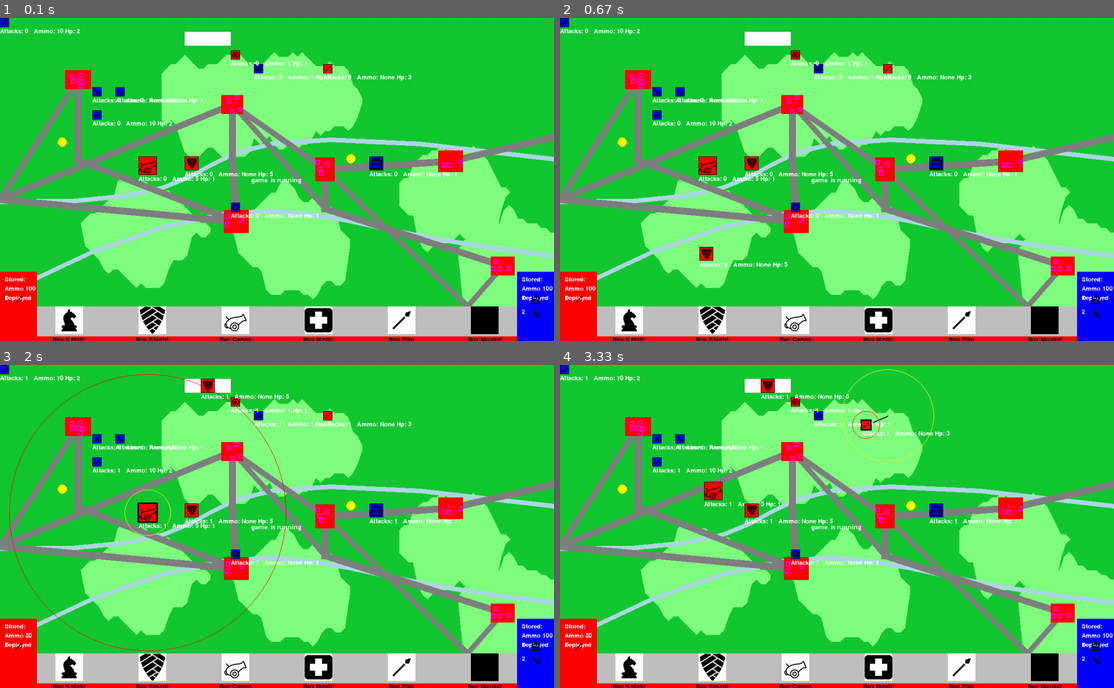
Above: before the commit, frames 1-4 (two rows, left to right).
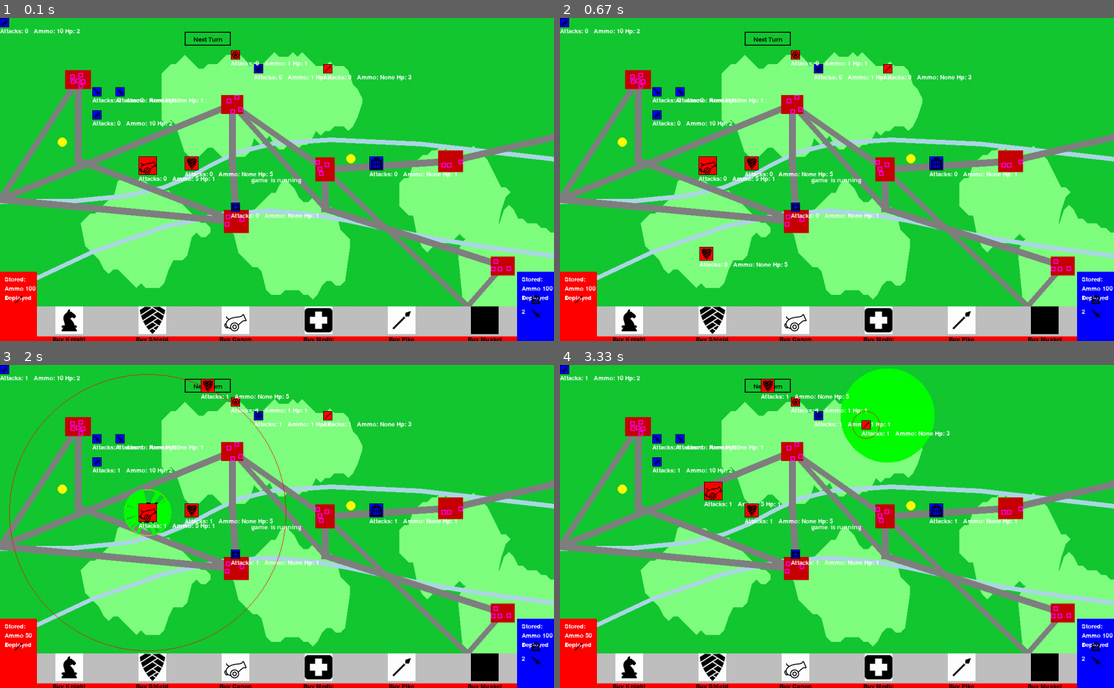
Above: after the commit, the same moments.

Repository: Nockiest/pygame-battleforge.
Game: pygame game, started from app.py
Same seed, same stepped clock (60 frames per second), same inputs: the game is played once before the commit and once after it.
Inputs (mouse positions are in pixels of both pictures, inside the frame that each line leads up to):
- Up to frame 1 (0.1 s): no input
- Up to frame 2 (0.67 s): press the mouse at (709, 321) at 0.37 s; move the mouse to (709, 286) at 0.47 s; release the mouse at (704, 253) at 0.6 s
- Up to frame 3 (2 s): press the mouse at (204, 384) at 0.7 s; move the mouse to (265, 413) at 0.8 s; release the mouse at (326, 442) at 0.93 s; press the mouse at (204, 384) at 1.03 s; move the mouse to (149, 416) at 1.13 s; release the mouse at (88, 448) at 1.27 s; press the mouse at (204, 384) at 1.37 s; move the mouse to (243, 474) at 1.47 s; release the mouse at (277, 565) at 1.6 s; click (149, 513) at 1.72 s
- Up to frame 4 (3.33 s): press the mouse at (1041, 668) at 2.03 s; move the mouse to (875, 616) at 2.13 s; release the mouse at (709, 568) at 2.27 s; press the mouse at (709, 655) at 2.37 s; move the mouse to (720, 542) at 2.47 s; release the mouse at (731, 426) at 2.6 s; press the mouse at (886, 416) at 2.7 s; move the mouse to (781, 461) at 2.8 s; release the mouse at (676, 507) at 2.93 s

The runs differ from the first frame. In frame 1, 1.8% of the frame differs, in the area x 11-93%, y 4-80%; in frame 2, 1.8%; in frame 3, 2.3%; in frame 4, 5.5%, in the area x 11-93%, y 1-80%.

Commit message:
basic area calculation circle

Diff:
--- a/app.py
+++ b/app.py
@@ -15,7 +15,7 @@
 battle_ground.place_rivers()
 battle_ground.place_towns(screen)
 battle_ground.place_roads( )
-battle_ground.place_bridges()
+# battle_ground.place_bridges()
 battle_ground.place_supply_depots()
 intersections =  find_river_segments_for_crossing(battle_ground.rivers)
 print(intersections)
@@ -98,6 +98,7 @@
 
             selected_unit = unit
             render_units_attack_screen = True
+            unit.get_units_movement_area(screen)
 
             break
 
@@ -214,6 +215,10 @@
     blue_player.render_tender(screen)
     next_turn_button.draw(screen)
 
+def check_button_hover(buttons, mouse_pos):
+    for button in buttons:
+        button.hovered = button.is_hovered(mouse_pos)
+
 button_instances = [
     BuyButton(knight_buy_img, Knight, "Buy Knight", 100, enter_buy_mode ),
     BuyButton(shield_buy_img, Shield, "Buy Shield", 600, enter_buy_mode ),
@@ -248,8 +253,6 @@
 
             elif unit_placement_mode:
                 buy_unit(event.pos)
-
-
             else:
                 if next_turn_button.is_clicked(event.pos):
                     next_turn_button.callback()  # Call the callback function when the button is clicked
@@ -258,7 +261,9 @@
                     can_select = try_select_unit(event.pos, unit)
                     # print(can_select)
                     if can_select:
+
                         select_unit()
+
                     break
         if event.type == pygame.MOUSEBUTTONUP and event.button == 3:
             if render_units_attack_screen:
@@ -270,6 +275,7 @@
                     # print(can_select)
                     if can_select:
                         select_unit()
+
                     break
 
         if event.type == pygame.MOUSEMOTION and event.buttons[0] == 1:
@@ -278,6 +284,7 @@
 
     for player in players:
         player.handle_input()
+    check_button_hover(all_buttons, pygame.mouse.get_pos())
     screen.fill(GREEN)
 
     # RENDER ELEMENTS ON THE MAIN SCREEN
@@ -287,6 +294,7 @@
     if selected_unit:
             selected_unit.draw_as_active(screen)
             selected_unit.attack_range_modifiers = 1
+            selected_unit.draw_possible_movement_area(screen)
     for unit in living_units:
         unit.render_on_screen(screen)
     if hasattr(selected_unit, 'attack_cross_position'):
--- a/button.py
+++ b/button.py
@@ -9,31 +9,27 @@
         self.width = width
         self.height = height
         self.button_surface = pygame.Surface((width, height))  # Create a button surface
-        self.default_color = (255, 255, 255)
-        self.hover_color = (200, 200, 200)  # Darker color for hover effect
-        self.button_surface.fill(self.default_color)  # Fill with default color
+        self.button_surface.fill((255, 255, 255))  # Fill with white color
         self.callback = callback
         self.hovered = False  # Track whether the button is currently being hovered over
+        all_buttons.append(self)
 
     def draw(self, screen):
-        # Update button color based on hover state
-        if self.hovered:
-            color = self.hover_color
-        else:
-            color = self.default_color
-
-        pygame.draw.rect(self.button_surface, color, self.rect)
+        # Draw the outline of the button
         pygame.draw.rect(screen, BLACK, self.rect, 2)
 
+        # Draw the text inside the button
         my_font = pygame.font.Font(MAIN_FONT_URL, 15)
         text_surface = my_font.render(self.description, True, BLACK)
         text_rect = text_surface.get_rect(center=self.rect.center)
-        self.button_surface.blit(text_surface, text_rect)
+        screen.blit(text_surface, text_rect)
 
-        screen.blit(self.button_surface, self.rect.topleft)
+        # Change the outline color when hovered
+        if self.hovered:
+            pygame.draw.rect(screen, RED, self.rect, 2)  # Change RED to your desired hover color
 
     def is_clicked(self, pos):
         return self.rect.collidepoint(pos)
 
-    def set_hovered(self, hovered):
-        self.hovered = hovered
+    def is_hovered(self, pos):
+        return self.rect.collidepoint(pos)
--- a/buy_bar.py
+++ b/buy_bar.py
@@ -21,8 +21,8 @@
     def draw(self, screen, x, y ):
         if self.hovered:
             # Darken the button when hovered
-            dark_surface = pygame.Surface((self.button_width, self.button_height))
-            dark_surface.fill(0,0,50)  # Dark gray color
+            dark_surface = pygame.Surface((60, 60))
+            dark_surface.fill( 50)  # Dark gray color
             dark_surface.set_alpha(100)  # Set transparency to achieve the hover effect
             screen.blit(dark_surface, (x, y))
         screen.blit(self.button_surface, (x, y))
--- a/config.py
+++ b/config.py
@@ -20,14 +20,19 @@
 WHITE = (255, 255, 255)
 BLACK = (0, 0, 0)
 RED = (255, 0, 0)
+RED_OUTLINE_COLOR = (1,1,1)
 BLUE = (0, 0, 255)
+BLUE_OUTLINE_COLOR = (2,2,2)
 YELLOW = (255, 255, 0)
 FORREST_GREEN =  (128, 255, 128)
 RIVER_BLUE = (173, 216, 230)
 ROAD_GRAY = (128, 128, 128)
-TOWN_RED = (255, 0, 0, 100)
+TOWN_RED = (200, 0, 0, 100)
 HOUSE_PURPLE = (255, 0, 255)
 BRIDGE_COLOR = (139, 69, 19)  # Saddle Brown
+TERMINATE_COLOR = (3,3,3)
+
+
 
 knight_buy_img = pygame.image.load("img/knight.png")
 shield_buy_img = pygame.image.load("img/shield.png")
@@ -35,3 +40,5 @@
 medic_buy_img = pygame.image.load("img/medic.png")
 pike_buy_img = pygame.image.load("img/pikeman.png")
 musket_buy_img = pygame.image.load("img/musketeer.png")
+
+all_buttons = []
--- a/unit.py
+++ b/unit.py
@@ -30,7 +30,7 @@
             total_cost += 1
         elif color == TOWN_RED or color == HOUSE_PURPLE:
             total_cost += 1
-        elif color == (1,1,1 ):
+        elif color == TERMINATE_COLOR:
             total_cost += 10000000000
             movement_costs.append((total_cost, i, color))
             return movement_costs
@@ -54,7 +54,7 @@
         self.y = y
         self.size = size
         self.start_turn_position = (
-            self.x + self.size//2, self.y + self.size//2)
+            self.x + self.size // 2, self.y + self.size // 2)
 
         self.ammo = ammo
         self.cost = cost
@@ -64,26 +64,37 @@
         self.able_to_move = self.remain_actions > 0
         self.color = color
 
+        # Assign outline color based on unit's team color
+        if self.color == BLUE:
+            self.outline_color = BLUE_OUTLINE_COLOR
+        else:
+            self.outline_color = RED_OUTLINE_COLOR
+
+        self.valid_movement_positions = None
+
     def move_in_game_field(self, click_pos, living_units):
-        # Calculate the endpoint of the Bresenham line
+    # Calculate the endpoint of the Bresenham line
         movement_line = bresenham_line(self.start_turn_position[0], self.start_turn_position[1],  click_pos[0],  click_pos[1])
         line_point_colors = get_pixel_colors(movement_line, background_screen)
         # count the movement cost of every pixel based on its color
         movement_costs = calculate_movement_cost(line_point_colors)
 
-       # find the pixel that doesnt overshoot the movement cost
-        print( movement_costs[-1][0]  )
+        new_center_x, new_center_y = self.start_turn_position  # Initialize new_center_x and new_center_y
+
+        # find the pixel that doesn't overshoot the movement cost
+        print(movement_costs[-1][0])
         for cost, index, color in reversed(movement_costs):
             if cost < self.base_movement:
+                # Update the new_center_x and new_center_y
+                new_center_x, new_center_y = movement_line[index - 1]
                 # Set the unit's position to the last point before the condition was applied
-                new_center_x, new_center_y = movement_line[index - 1]
                 self.x = new_center_x - self.size // 2
                 self.y = new_center_y - self.size // 2
                 self.rect = pygame.Rect(self.x, self.y, self.size, self.size)
                 break
 
         new_rect = pygame.Rect(self.x, self.y, self.size, self.size)
-        # check wheter the unit interferes with another of enemy units
+        # check whether the unit interferes with another of enemy units
 
         # if yes set the position to be just before the enemy unit
         res = self.control_interference(living_units, new_center_x, new_center_y, new_rect)
@@ -125,6 +136,46 @@
                     line_points, (point_x, point_y), self, screen)
                 return "corrected"
         return None
+
+    def get_units_movement_area(self, screen  ):
+        max_distance = self.base_movement  # Maximum distance to check from the unit's center
+        num_samples = 360  # Number of samples (angles) around the unit's center
+
+        center_x, center_y = self.start_turn_position[0], self.start_turn_position[1]
+        valid_movement_positions = []
+        angles_with_obstacle = []
+
+        # Determine enemy color based on unit's color
+        if self.color == BLUE:
+            enemy_color = RED
+        else:
+            enemy_color = BLUE
+
+        for angle in range(0, 360, 360 // num_samples):
+            # Convert angle to radians
+            radians = math.radians(angle)
+
+            for distance in range(1, max_distance + 1):
+                new_x = center_x + distance * math.cos(radians)
+                new_y = center_y + distance * math.sin(radians)
+
+                # Check if the new position is within the screen boundaries
+                if 0 <= new_x < WIDTH and 0 <= new_y < HEIGHT - BUTTON_BAR_HEIGHT:
+                    pixel_color = screen.get_at((int(new_x), int(new_y)))
+
+                    # Check for obstacles (river, enemy units, black)
+                    if pixel_color == RIVER_BLUE or pixel_color in [BLACK, enemy_color]:
+                        angles_with_obstacle.append(angle)
+                    elif angle not in angles_with_obstacle:
+                        valid_movement_positions.append((int(new_x), int(new_y)))
+
+        self.valid_movement_positions = valid_movement_positions
+
+    def draw_possible_movement_area(self, screen   ):
+
+        # Draw valid movement positions on the screen
+        for pos in self.valid_movement_positions:
+            pygame.draw.circle(screen, (0, 255, 0), pos, 2)  # Draw a green circle at the valid position
 
     def render_attack_circle(self, screen):
         pygame.draw.circle(screen, RED, (self.x + self.size //
@@ -233,14 +284,13 @@
         warrior_img_rect.center = (
             self.x + self.size // 2, self.y + self.size // 2)
 
-        # Draw the outline rectangle
-        outline_rect = pygame.Rect(self.x, self.y, self.size, self.size)
-        outline_color = (0, 0, 0)  # Black color for the outline
+        # Determine the outline color based on the unit's team color
+        outline_color = self.outline_color  # Use the unit's color for the outline
 
         # Draw the filled rectangle for the unit
         pygame.draw.rect(screen, self.color, self.rect)
-        pygame.draw.rect(screen, outline_color, outline_rect,
-                         1)  # 2 is the width of the outline
+        pygame.draw.rect(screen, outline_color, self.rect, 1)  # Outline
+
         # Draw the unit image
         screen.blit(warrior_img, warrior_img_rect)
 
@@ -256,12 +306,12 @@
     def draw_as_active(self, screen):
         outline_rect = pygame.Rect(
             self.x - 2, self.y - 2, self.size + 4, self.size + 4)
-        pygame.draw.rect(screen, BLACK, outline_rect)
+        pygame.draw.rect(screen, self.outline_color, outline_rect)
         pygame.draw.circle(
             screen, YELLOW, self.start_turn_position, self.base_movement, 1)
 
         # Draw a line from self.start_turn_position to the center of the unit in red
         center_x = self.x + self.size // 2
         center_y = self.y + self.size // 2
-        pygame.draw.line(screen, BLACK, self.start_turn_position,
+        pygame.draw.line(screen, self.color, self.start_turn_position,
                          (center_x, center_y), 2)
--- a/utils.py
+++ b/utils.py
@@ -158,10 +158,10 @@
 def get_pixel_colors(points, surface):
     points_colors = []
     for point in points:
-        if point[0] >= 0 and point[0] < surface.get_width() and point[1] >= 0 and point[1] < surface.get_height():
+        if point[0] >= 0 and point[0] < WIDTH and point[1] >= 0 and point[1] < HEIGHT:
             pixel_color = surface.get_at(point)
             points_colors.append(pixel_color)
         else:
-            points_colors.append((1,1,1))  # terminate color
+            points_colors.append(TERMINATE_COLOR)  # terminate color
 
     return points_colors
